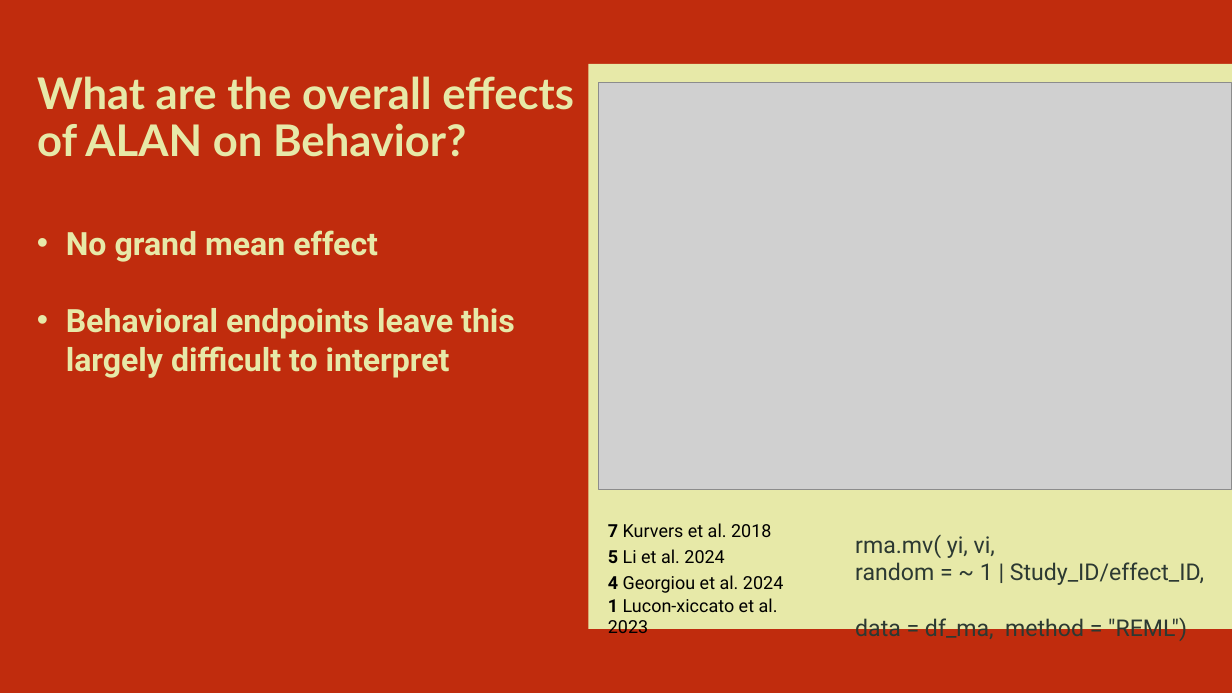
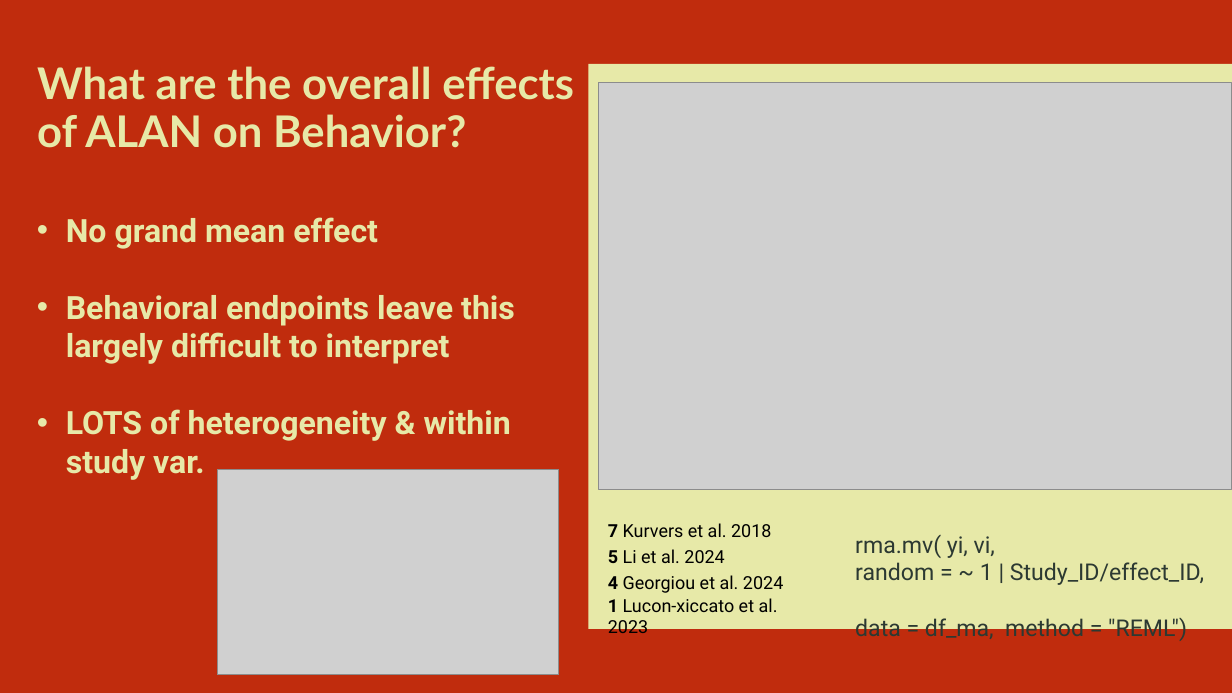
Before and after one commit to MaxxRAM/ALAN_MA_2026, a slide deck: slide 7 of MA spring 2026/The effects of ALAN on fish behavior.pptx. Drawn at 1232x693 pixels with LibreOffice and Linux fonts; fonts in the diff are those of the drawing; grey boxes stand for pictures. Boxes give left, top, right and bottom in pixels: in the first picture for what was removed or moved away, otherwise in the second. Text is boxed around its words. In the diff, an @@ line names an element or a change of style, - is before the commit and + after.

```diff
--- a/MA spring 2026/The effects of ALAN on fish behavior.pptx
+++ b/MA spring 2026/The effects of ALAN on fish behavior.pptx
@@ title "What are the overall effects ...": place and size @@
-title "What are the overall effects ..." at [37, 76, 574, 157]
+title "What are the overall effects ..." at [37, 66, 574, 148]
@@ text "No grand mean effect": place and size @@
-text "No grand mean effect" at [66, 230, 515, 378]
+text "No grand mean effect" at [66, 217, 515, 480]
@@ text at [66, 409, 511, 480]: paragraph added @@
+• LOTS of heterogeneity & within study var.
@@ picture added at [217, 470, 559, 675] @@
```
Also in this commit, not shown: 1 other slide changed, 3 slides added, 8 slides removed, 4 other files.
